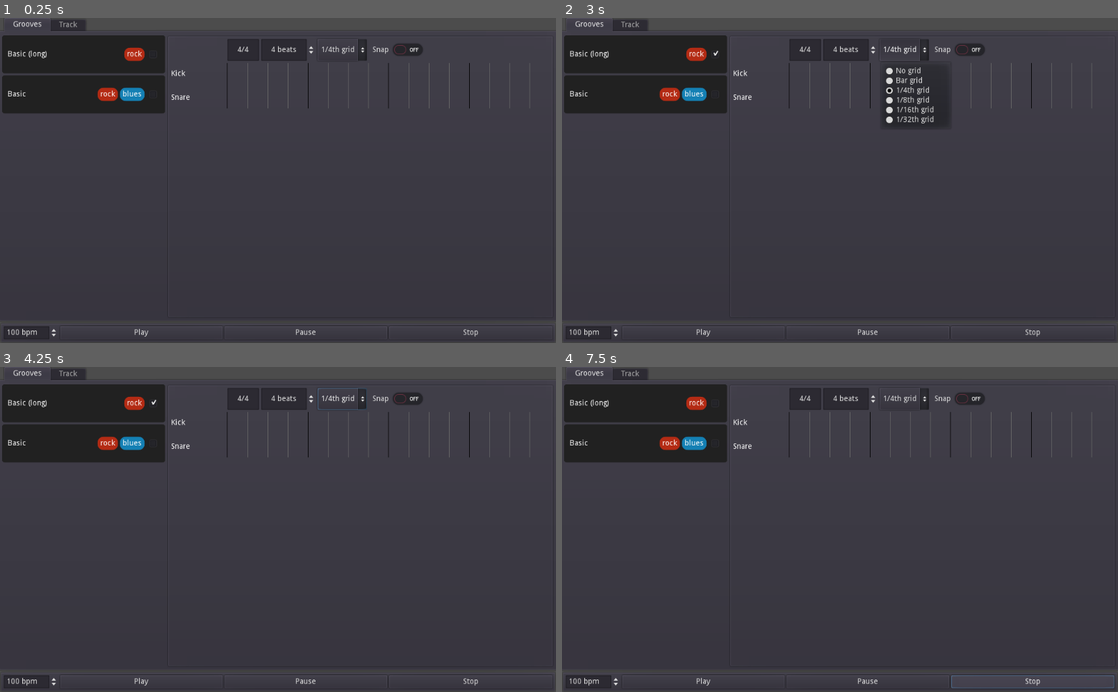
Above: before the commit, frames 1-4 (two rows, left to right).
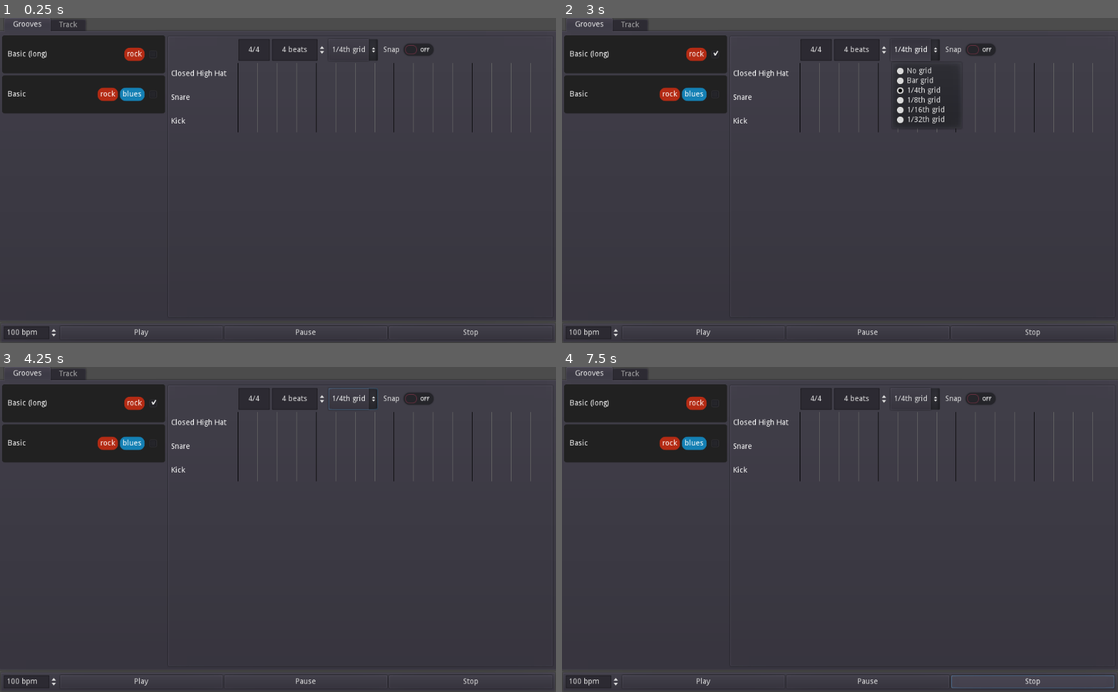
Above: after the commit, the same moments.

Repository: BenjaminNavarro/groooves
Game: Godot game, scene res://main.tscn
The game is run twice, just before and just after one commit, with the same random seed, the same clock (stepped at 60 frames per second) and the same inputs.
Inputs (mouse positions are in pixels of both pictures, inside the frame that each line leads up to):
- Up to frame 1 (0.25 s): no input
- Up to frame 2 (3 s): click "Play" at 0.5 s; click "Play" at 1.25 s; click (717, 53) at 2.02 s; click "1/4th grid" at 2.75 s
- Up to frame 3 (4.25 s): click "Snap" at 3.5 s
- Up to frame 4 (7.5 s): click "Stop" at 4.25 s; click (717, 402) at 5.02 s; click "1/4th grid" at 5.75 s; click "Snap" at 6.5 s; click "Stop" at 7.25 s

The runs differ from the first frame. In frame 1, 1.1% of the frame differs, in the area x 30-96%, y 6-36%; in frame 2, 1.8%; in frame 3, 1.2%; in frame 4, 1.1%.

Commit message:
feat: add groove notes to the editor

Diff:
--- a/main.tscn
+++ b/main.tscn
@@ -8,9 +8,9 @@
 [ext_resource path="res://assets/the-open-source-drumkit/hihat/closed-hihat/chh4.ogg" type="AudioStream" id=6]
 [ext_resource path="res://src/track.gd" type="Script" id=7]
 [ext_resource path="res://src/main.gd" type="Script" id=8]
+[ext_resource path="res://ui/groove_track.tscn" type="PackedScene" id=9]
 [ext_resource path="res://src/ui/tracks_ui.gd" type="Script" id=10]
 [ext_resource path="res://src/ui/groove_editor_ui.gd" type="Script" id=11]
-[ext_resource path="res://src/ui/groove_track_ui.gd" type="Script" id=12]
 
 [sub_resource type="GDScript" id=1]
 script/source = "extends VBoxContainer
@@ -86,11 +86,12 @@
 columns = 2
 
 [node name="Empty" type="Control" parent="UI/VBoxContainer/TabContainer/Grooves/Editor/GridContainer"]
-margin_right = 100.0
-margin_bottom = 40.0
+margin_right = 120.0
+margin_bottom = 40.0
+rect_min_size = Vector2( 120, 0 )
 
 [node name="Controls" type="HBoxContainer" parent="UI/VBoxContainer/TabContainer/Grooves/Editor/GridContainer"]
-margin_left = 104.0
+margin_left = 124.0
 margin_right = 698.0
 margin_bottom = 40.0
 size_flags_horizontal = 3
@@ -130,47 +131,58 @@
 
 [node name="Labels" type="VBoxContainer" parent="UI/VBoxContainer/TabContainer/Grooves/Editor/GridContainer"]
 margin_top = 44.0
-margin_right = 100.0
+margin_right = 120.0
+margin_bottom = 172.0
+
+[node name="Closed High Hat" type="Label" parent="UI/VBoxContainer/TabContainer/Grooves/Editor/GridContainer/Labels"]
+margin_right = 120.0
+margin_bottom = 40.0
+rect_min_size = Vector2( 100, 40 )
+size_flags_vertical = 3
+text = "Closed High Hat"
+valign = 1
+clip_text = true
+
+[node name="Snare" type="Label" parent="UI/VBoxContainer/TabContainer/Grooves/Editor/GridContainer/Labels"]
+margin_top = 44.0
+margin_right = 120.0
+margin_bottom = 84.0
+rect_min_size = Vector2( 100, 40 )
+size_flags_vertical = 3
+text = "Snare"
+valign = 1
+clip_text = true
+
+[node name="Kick" type="Label" parent="UI/VBoxContainer/TabContainer/Grooves/Editor/GridContainer/Labels"]
+margin_top = 88.0
+margin_right = 120.0
 margin_bottom = 128.0
-
-[node name="Kick" type="Label" parent="UI/VBoxContainer/TabContainer/Grooves/Editor/GridContainer/Labels"]
-margin_right = 100.0
-margin_bottom = 40.0
 rect_min_size = Vector2( 100, 40 )
 size_flags_vertical = 3
 text = "Kick"
 valign = 1
 clip_text = true
 
-[node name="Snare" type="Label" parent="UI/VBoxContainer/TabContainer/Grooves/Editor/GridContainer/Labels"]
-margin_top = 44.0
-margin_right = 100.0
-margin_bottom = 84.0
-rect_min_size = Vector2( 100, 40 )
-size_flags_vertical = 3
-text = "Snare"
-valign = 1
-clip_text = true
-
 [node name="Tracks" type="VBoxContainer" parent="UI/VBoxContainer/TabContainer/Grooves/Editor/GridContainer"]
-margin_left = 104.0
+margin_left = 124.0
 margin_top = 44.0
 margin_right = 698.0
-margin_bottom = 128.0
+margin_bottom = 172.0
 script = ExtResource( 10 )
 sub_line_color = Color( 0.4, 0.4, 0.4, 1 )
 
-[node name="Control" type="Control" parent="UI/VBoxContainer/TabContainer/Grooves/Editor/GridContainer/Tracks"]
-margin_right = 594.0
-margin_bottom = 40.0
-rect_min_size = Vector2( 0, 40 )
-script = ExtResource( 12 )
-
-[node name="Control2" type="Control" parent="UI/VBoxContainer/TabContainer/Grooves/Editor/GridContainer/Tracks"]
-margin_top = 44.0
-margin_right = 594.0
+[node name="ClosedHighHat" parent="UI/VBoxContainer/TabContainer/Grooves/Editor/GridContainer/Tracks" instance=ExtResource( 9 )]
+margin_right = 574.0
+
+[node name="Snare" parent="UI/VBoxContainer/TabContainer/Grooves/Editor/GridContainer/Tracks" instance=ExtResource( 9 )]
+margin_top = 44.0
+margin_right = 574.0
 margin_bottom = 84.0
-rect_min_size = Vector2( 0, 40 )
+
+[node name="Kick" parent="UI/VBoxContainer/TabContainer/Grooves/Editor/GridContainer/Tracks" instance=ExtResource( 9 )]
+margin_top = 88.0
+margin_right = 574.0
+margin_bottom = 128.0
 
 [node name="Track" type="CenterContainer" parent="UI/VBoxContainer/TabContainer"]
 visible = false
--- a/src/main.gd
+++ b/src/main.gd
@@ -26,3 +26,7 @@
 
 func _on_groove_selection(groove: Track.Groove):
 	$Track.groove = groove
+	ui.groove_editor.clear()
+	ui.groove_editor.set_length(groove.length)
+	for note in groove.events:
+		ui.groove_editor.add_note(note)
--- a/src/ui/groove_editor_ui.gd
+++ b/src/ui/groove_editor_ui.gd
@@ -6,17 +6,19 @@
 signal div_per_beat_changed(value)
 signal snap_changed(state)
 
+onready var tracks := $GridContainer/Tracks
+
 onready var _signature := $GridContainer/Controls/Signature
 onready var _length := $GridContainer/Controls/Length
 onready var _grid := $GridContainer/Controls/Grid
 onready var _snap := $GridContainer/Controls/Snap
 
 
-var note_value := 4
-var beats_per_bar := 4
-var length := 4
-var div_per_beat := 4
-var snap := false
+var note_value := 4 setget set_note_value
+var beats_per_bar := 4 setget set_beats_per_bar
+var length := 4 setget set_length
+var div_per_beat := 4 setget set_div_per_beat
+var snap := false setget set_snap
 
 func _ready():
 	# warning-ignore:return_value_discarded
@@ -30,6 +32,14 @@
 	_on_grid_changed(_grid.get_selected_id())
 
 
+func add_note(event: Track.Event):
+	tracks.add_note(event)
+
+
+func clear():
+	get_tree().call_group("notes", "queue_free")
+
+
 func _on_signature_changed(sig: String):
 	var tokens = sig.split('/')
 	if tokens.size() == 2:
@@ -39,13 +49,12 @@
 			beats_per_bar = new_beats_per_bar
 			note_value = new_note_value
 			emit_signal("signature_changed", note_value, beats_per_bar)
-	_signature.text = String(beats_per_bar) + "/" + String(note_value)
+	_update_signature()
 
 
 func _on_length_changed(new_length: int):
 	if length != new_length:
 		length = new_length
-		print("new length: ", length)
 		emit_signal("length_changed", length)
 
 
@@ -60,7 +69,6 @@
 			new_div_per_beat = _pow2(idx)
 	if new_div_per_beat != div_per_beat :
 		div_per_beat = new_div_per_beat
-		print("div_per_beat changed: ", div_per_beat)
 		emit_signal("div_per_beat_changed", div_per_beat)
 
 
@@ -75,3 +83,44 @@
 	for _i in range(power):
 		res *= 2
 	return res
+
+
+func _update_signature():
+	_signature.text = "%s/%s" % [beats_per_bar, note_value]
+
+
+func set_note_value(value: int):
+	note_value = value
+	_update_signature()
+	emit_signal("signature_changed", note_value, beats_per_bar)
+
+
+func set_beats_per_bar(value: int):
+	beats_per_bar = value
+	_update_signature()
+	emit_signal("signature_changed", note_value, beats_per_bar)
+
+
+func set_length(value: int):
+	length = value
+	_length.value = length
+	emit_signal("length_changed", length)
+
+
+func set_div_per_beat(value: int):
+	div_per_beat = value
+	var idx: int
+	match div_per_beat:
+		0:
+			idx = 0
+		1:
+			idx = 1
+		_:
+			idx = int(log(div_per_beat)/log(2))
+	_grid.selected = idx
+	emit_signal("div_per_beat_changed", div_per_beat)
+
+
+func set_snap(value: bool):
+	snap = value
+	emit_signal("snap_changed", snap)
--- a/src/ui/groove_track_ui.gd
+++ b/src/ui/groove_track_ui.gd
@@ -9,9 +9,19 @@
 	if event is InputEventMouseButton:
 		var mouse_event = event as InputEventMouseButton
 		if mouse_event.button_index == BUTTON_LEFT and mouse_event.pressed:
-			var note := _note_scene.instance() as NoteUI
-			# warning-ignore:return_value_discarded
-			get_parent().editor.connect("snap_changed", note, "_on_snap_changed")
-			note.snap = get_parent().editor.snap
-			add_child(note)
+			var note := _create_note()
 			note.set_note_global_position(get_global_mouse_position().x)
+
+
+func add_note(event: Track.Event):
+	var note := _create_note()
+	note.set_note_relative_position(event.position)
+
+
+func _create_note() -> NoteUI:
+	var note := _note_scene.instance() as NoteUI
+	# warning-ignore:return_value_discarded
+	get_parent().editor.connect("snap_changed", note, "_on_snap_changed")
+	note.snap = get_parent().editor.snap
+	add_child(note)
+	return note
--- a/src/ui/main_ui.gd
+++ b/src/ui/main_ui.gd
@@ -2,6 +2,7 @@
 class_name MainUI
 
 export var track: NodePath
+onready var groove_editor = $VBoxContainer/TabContainer/Grooves/Editor
 
 onready var _tempo_spinbox = $VBoxContainer/TopBar/HBoxContainer/Tempo
 onready var _play_button = $VBoxContainer/TopBar/HBoxContainer/Transport/Play
--- a/src/ui/note.gd
+++ b/src/ui/note.gd
@@ -17,6 +17,18 @@
 	rect_global_position.x = pos
 	rect_global_position.y = get_parent().rect_global_position.y + (get_parent().rect_size.y - rect_size.y) / 2
 	_snap_if()
+
+
+func get_note_relative_position() -> float:
+	return rect_position.x / _tracks.get_beat_width()
+
+
+func set_note_relative_position(pos: float):
+	rect_position.x  = pos * _tracks.get_beat_width()
+
+
+func get_track_name() -> String:
+	return get_parent().name
 
 
 func _process(_delta: float):
--- a/src/ui/tracks_ui.gd
+++ b/src/ui/tracks_ui.gd
@@ -22,20 +22,24 @@
 
 func _process(_delta):
 	if _dirty:
-		print("calling update")
 		update()
 		_dirty = false
 
 
 func _draw():
-	var beats = editor.length * editor.div_per_beat
-	_draw_grid(beats, editor.div_per_beat)
+	var divs = editor.length * editor.div_per_beat
+	_draw_grid(divs, editor.div_per_beat)
 
 
-func _draw_grid(beats: int, div_per_beat: int):
+func add_note(event: Track.Event):
+	var track_name: String = Track.Note.keys()[event.note]
+	get_node(track_name).add_note(event)
+
+
+func _draw_grid(divs: int, div_per_beat: int):
 	snap_locations.clear()
-	for i in range(beats):
-		var x_pos = i * (rect_size.x / beats)
+	for i in range(divs):
+		var x_pos = i * (rect_size.x / divs)
 		var y_start = 0
 		var y_end = rect_size.y
 		var from := Vector2(x_pos, y_start)
@@ -49,3 +53,7 @@
 
 func set_dirty(_dummy):
 	_dirty = true
+
+
+func get_beat_width() -> float:
+	return rect_size.x / editor.length
--- /dev/null
+++ b/ui/groove_track.tscn
@@ -0,0 +1,9 @@
+[gd_scene load_steps=2 format=2]
+
+[ext_resource path="res://src/ui/groove_track_ui.gd" type="Script" id=1]
+
+[node name="Kick" type="Control"]
+margin_right = 594.0
+margin_bottom = 40.0
+rect_min_size = Vector2( 0, 40 )
+script = ExtResource( 1 )
